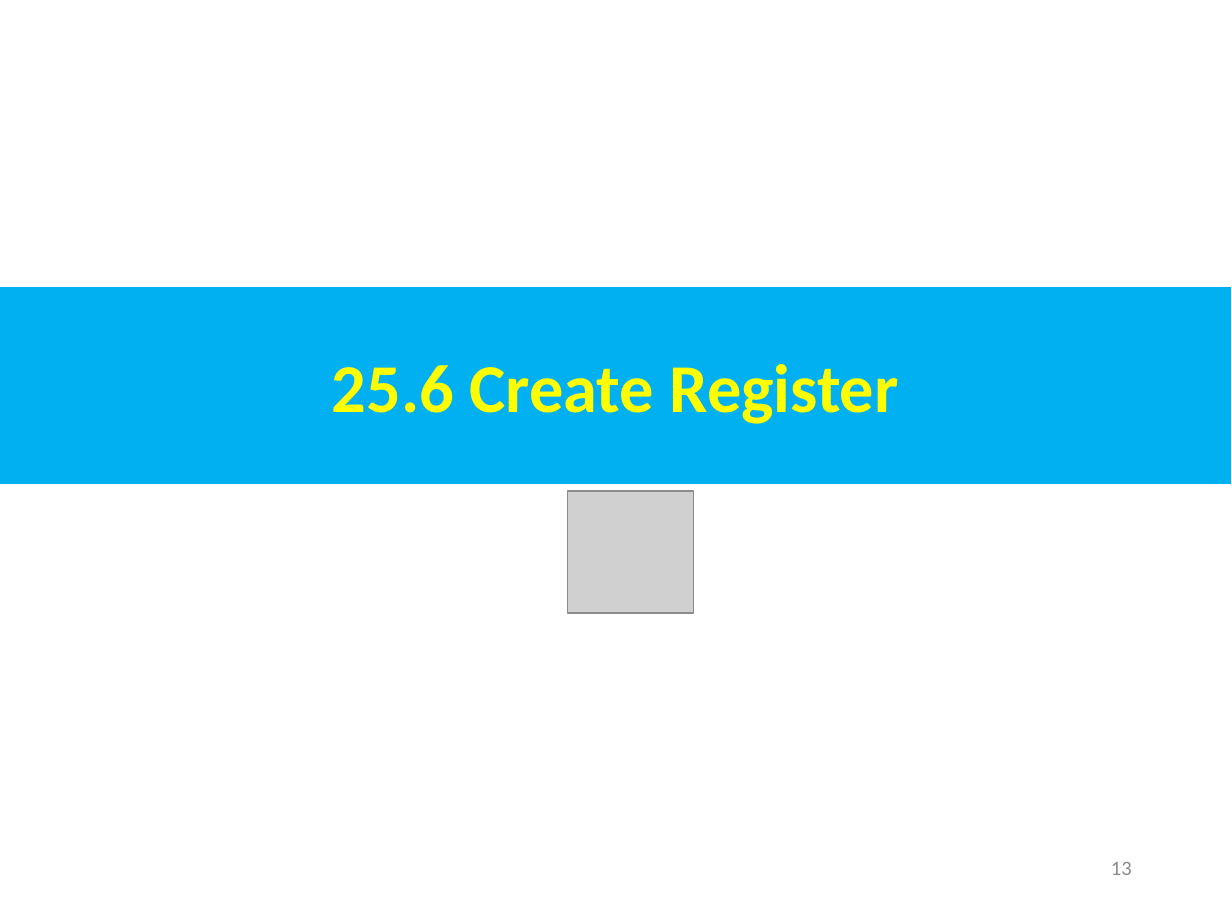
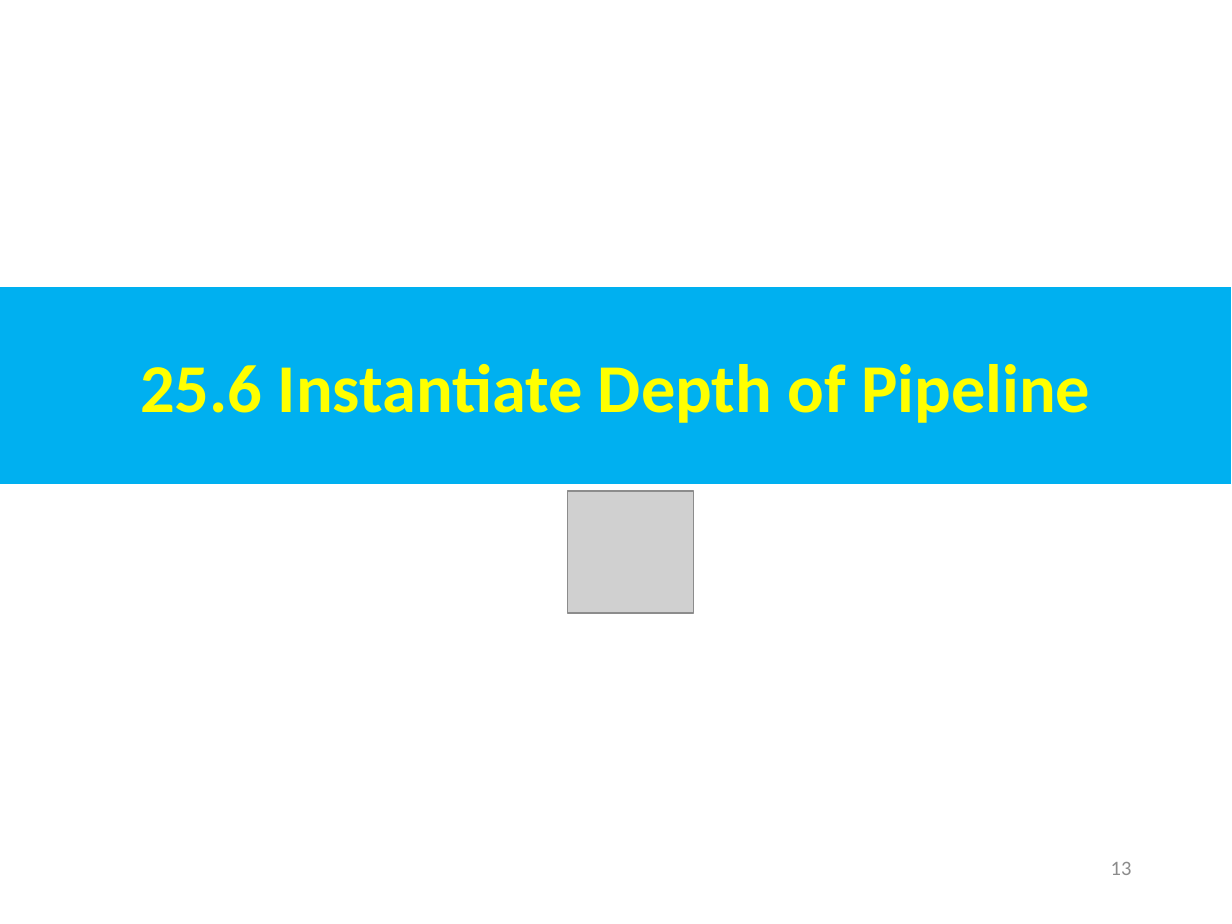
Before and after one commit to peterhchen/AIU_CS800_Chisel, a slide deck: slide 13 of 500_UCSC_HWD/025_Spade_HDL/000_Video/025.Spade_HDL.ppt. Drawn at 1232x924 pixels with LibreOffice and Linux fonts; fonts in the diff are those of the drawing; grey boxes stand for pictures. Boxes give left, top, right and bottom in pixels: in the first picture for what was removed or moved away, otherwise in the second. Text is boxed around its words. In the diff, an @@ line names an element or a change of style, - is before the commit and + after.

```diff
--- a/500_UCSC_HWD/025_Spade_HDL/000_Video/025.Spade_HDL.ppt
+++ b/500_UCSC_HWD/025_Spade_HDL/000_Video/025.Spade_HDL.ppt
@@ text in rectangle at <box>140,364,1090,423</box>: text changed @@
-25.6 Create Register
+25.6 Instantiate Depth of Pipeline
```
Also in this commit, not shown: 1 other slide changed, 22 slides added.
